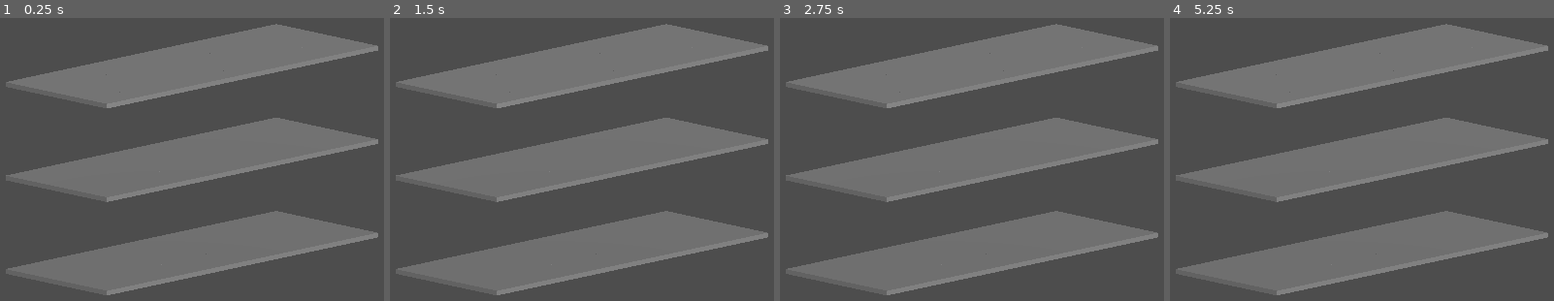
Above: before the commit, frames 1-4 (left to right).
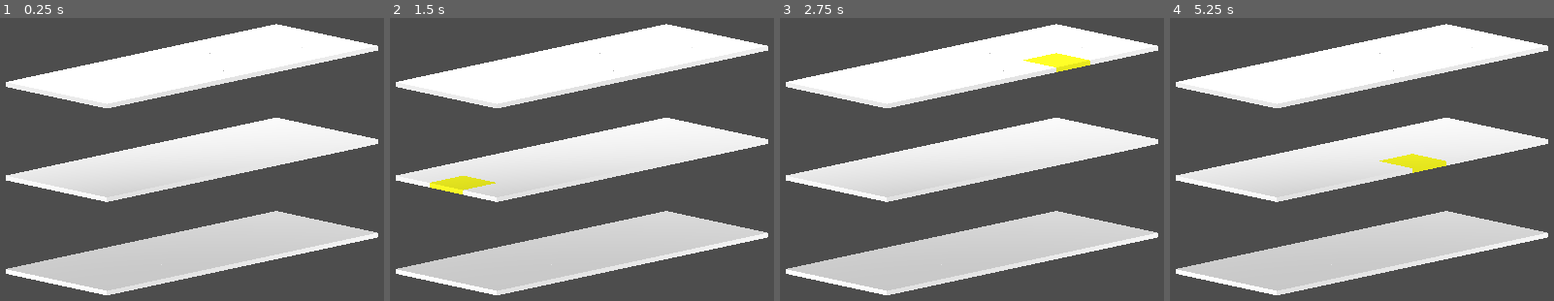
Above: after the commit, the same moments.

Repository: bejado/3d-platformer-tactics
Game: Godot game, scene res://main.tscn
Two runs of this game, one before a commit and one after it. Both use one fixed random seed, a clock stepped at 60 frames per second and the inputs below.
Inputs (mouse positions are in pixels of both pictures, inside the frame that each line leads up to):
- Up to frame 1 (0.25 s): no input
- Up to frame 2 (1.5 s): tap Enter at 0.5 s; move the mouse to (758, 139) at 0.52 s; tap Space at 1.25 s; move the mouse to (432, 182) at 1.27 s
- Up to frame 3 (2.75 s): tap Enter at 2 s; move the mouse to (1052, 66) at 2.02 s
- Up to frame 4 (5.25 s): tap Space at 2.75, 4.25 s; move the mouse to (1327, 247) at 2.77 s; tap Enter at 3.5 s; move the mouse to (outside the picture) at 3.52 s; move the mouse to (outside the picture) at 4.27 s; move the mouse to (1404, 162) at 5.02 s

The runs differ from the first frame. In frame 1, 37% of the frame differs, in the area x 1-99%, y 2-98%; in frame 2, 37%; in frame 3, 37%; in frame 4, 37%.

Commit message:
Change grid yellow on hover

Diff:
--- a/GridSpawner.gd
+++ b/GridSpawner.gd
@@ -37,14 +37,56 @@
 
 	for r in range(rows):
 		for c in range(cols):
-			var mi := MeshInstance3D.new()
-			mi.mesh = shared_mesh
-			mi.transform.origin = Vector3(
+			# Create a StaticBody3D to handle mouse picking
+			var static_body := StaticBody3D.new()
+			static_body.transform.origin = Vector3(
 				(c - x_center) * spacing,  # X
 				cube_thickness * 0.5,      # Y
 				(r - z_center) * spacing   # Z
 			)
-			add_child(mi)
+
+			# Create MeshInstance3D as child of StaticBody3D
+			var mi := MeshInstance3D.new()
+			mi.mesh = shared_mesh
+			static_body.add_child(mi)
+
+			# Create collision shape for mouse detection
+			var collision_shape := CollisionShape3D.new()
+			var box_shape := BoxShape3D.new()
+			box_shape.size = Vector3(cube_size, cube_thickness, cube_size)
+			collision_shape.shape = box_shape
+			static_body.add_child(collision_shape)
+
+			# Create materials for hover effect
+			var original_material := StandardMaterial3D.new()
+			original_material.albedo_color = Color.WHITE
+			mi.material_override = original_material
+
+			var hover_material := StandardMaterial3D.new()
+			hover_material.albedo_color = Color.YELLOW
+
+			# Store materials as metadata for hover detection
+			static_body.set_meta("original_material", original_material)
+			static_body.set_meta("hover_material", hover_material)
+			static_body.set_meta("mesh_instance", mi)
+
+			# Connect mouse signals to StaticBody3D
+			static_body.mouse_entered.connect(_on_mouse_entered.bind(static_body))
+			static_body.mouse_exited.connect(_on_mouse_exited.bind(static_body))
+
+			add_child(static_body)
 
 func _ready() -> void:
 	_create_grid()
+
+func _on_mouse_entered(static_body: StaticBody3D) -> void:
+	# Change to hover material when mouse enters
+	var hover_material = static_body.get_meta("hover_material")
+	var mesh_instance = static_body.get_meta("mesh_instance")
+	mesh_instance.material_override = hover_material
+
+func _on_mouse_exited(static_body: StaticBody3D) -> void:
+	# Revert to original material when mouse exits
+	var original_material = static_body.get_meta("original_material")
+	var mesh_instance = static_body.get_meta("mesh_instance")
+	mesh_instance.material_override = original_material
